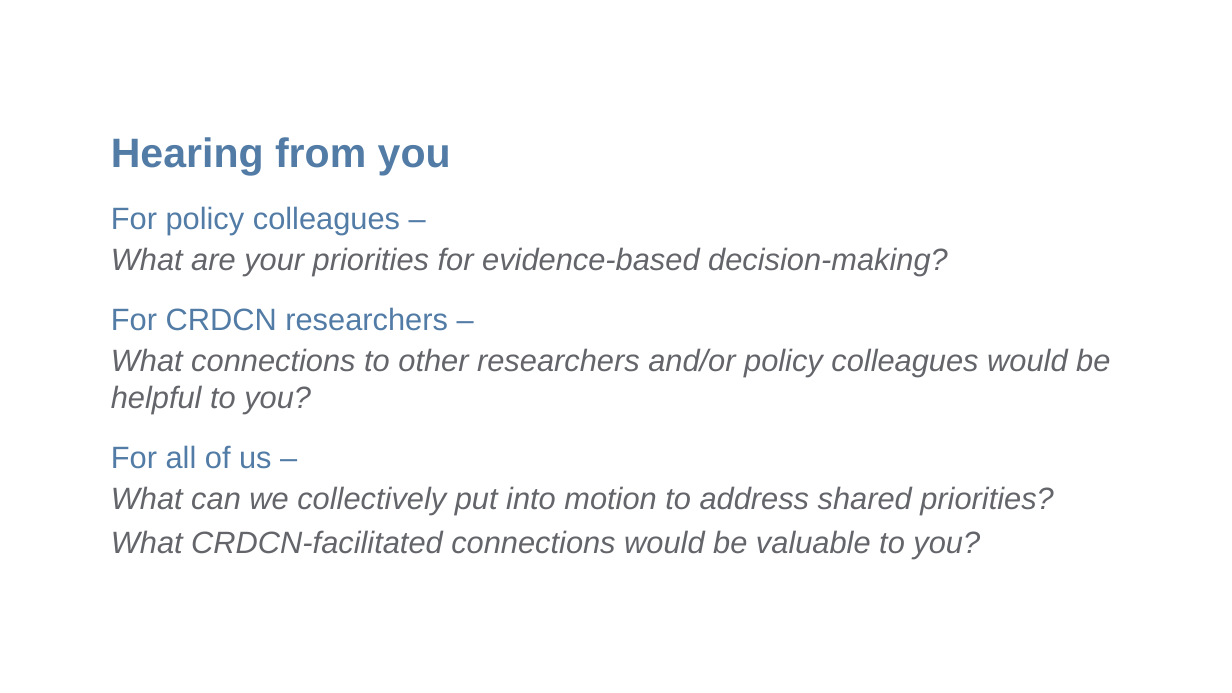
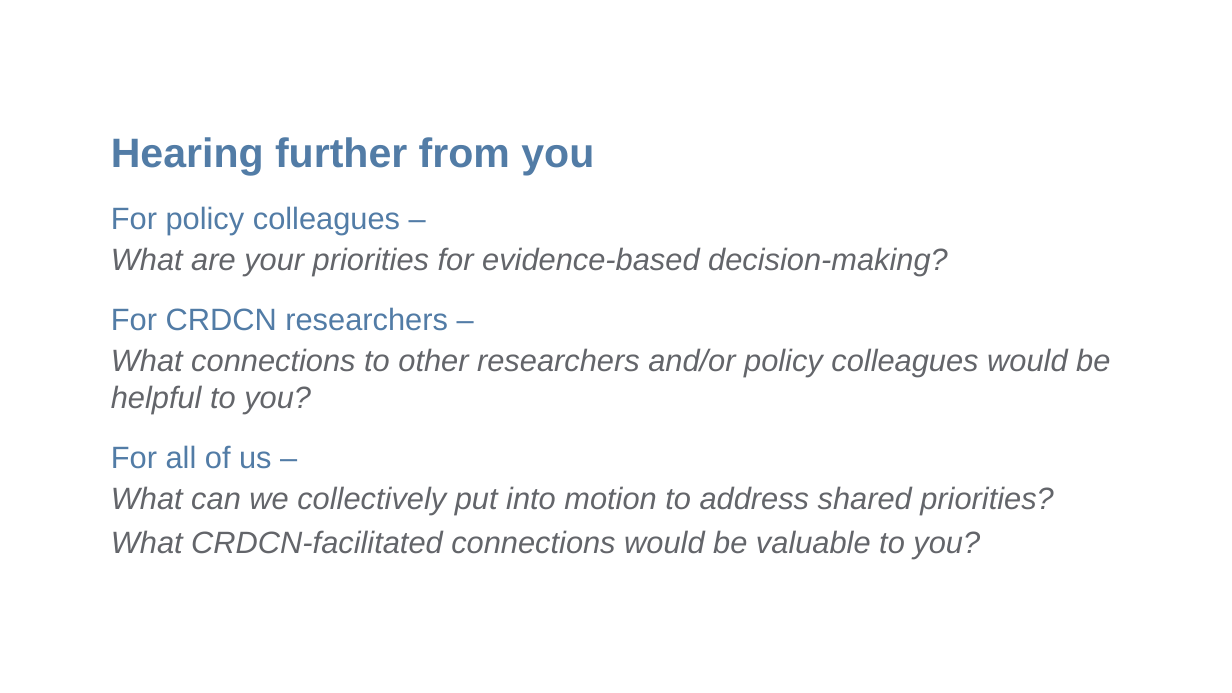
Before and after one commit to CRDCN/RAD_Training, a slide deck: slide 15 of Provincial outreach deck.pptx (slide 14 before the commit). Drawn at 1232x693 pixels with LibreOffice and Linux fonts; fonts in the diff are those of the drawing; background and template pictures are left out. Boxes give left, top, right and bottom in pixels: in the first picture for what was removed or moved away, otherwise in the second. Text is boxed around its words. In the diff, an @@ line names an element or a change of style, - is before the commit and + after.

```diff
--- a/Provincial outreach deck.pptx
+++ b/Provincial outreach deck.pptx
@@ text at <box>111,137,594,175</box>: text changed @@
-Hearing from you
+Hearing further from you
```
Also in this commit, not shown: 1 other slide changed, 1 slide added, 2 other files.
